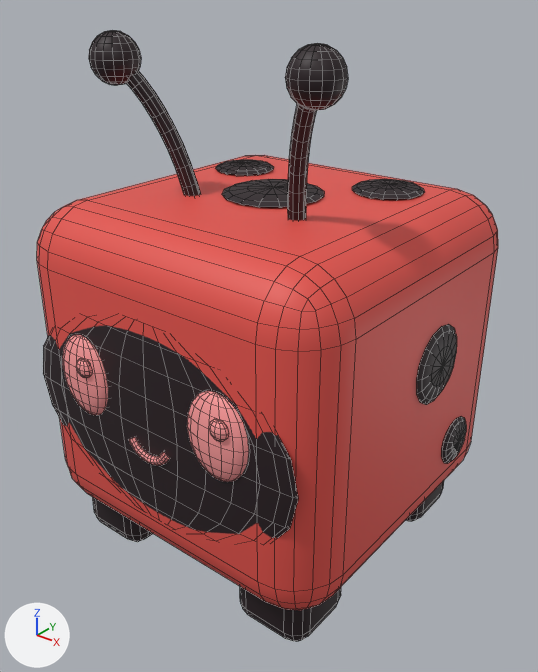
One commit to the FBX model art/models/Ladybug.fbx: the scene before it, then after it.
Rendered twice from a 50 mm lens placed at (2.47, -3.13, 3.22), pointed at (0.04, -0.09, 1.33). The axes (+X, +Y, +Z) are drawn at lower left. The lights are the same throughout. The older version comes first. Mesh edges are drawn as thin lines. Vertices at exactly the same position are counted once.

Objects in the first picture: 'Ladybug'.
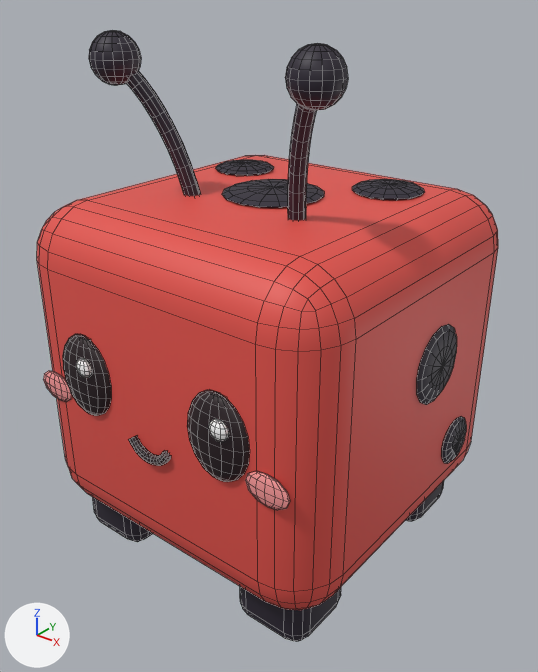
Changed parts and their boxes [x1, y1, x2, y2] in the pictures (538 x 672 px):
part 1 of me_cube, added (pink)
    after: [44, 371, 72, 402]
part 2 of me_cube, added (pink)
    after: [245, 471, 290, 510]
part 3 of me_cube, cut back
    before: [43, 325, 298, 538]
part 4 of me_cube, surface changed
    both: [47, 30, 421, 637]

Patch to the scene script:
```diff
--- a/art/models/Ladybug.fbx.py
+++ b/art/models/Ladybug.fbx.py
@@ me_cube @@
 # used by ob_ladybug; location = (0.0, 0.0, 1.19)
-me_cube.from_pydata(...)  # 2610 vertices, 2862 faces; spans x -1.04..1.04, y -1.09..1.04, z -1.19..1.78
+me_cube.from_pydata(...)  # 2500 vertices, 2750 faces; spans x -1.04..1.04, y -1.09..1.04, z -1.19..1.78
+# me_cube part 1: a new loose piece, a UV sphere (14 segments, 6 rings, poles along z) spanning x -0.887..-0.633, y -1.02..-0.98, z -0.16..0.02, in mat_ladybugpalette (picture img_ladybug_palette_png)
+# me_cube part 2: a new loose piece, a UV sphere (14 segments, 6 rings, poles along z) spanning x 0.633..0.887, y -1.02..-0.98, z -0.16..0.02, in mat_ladybugpalette (picture img_ladybug_palette_png)
+# me_cube part 3
+# 254 vertices are removed from x -0.92..0.92, y -1.02..-0.94, z -0.67..0.57
+# 284 faces are deleted
+# 4 new faces join them
+# me_cube part 4: 2578 kept faces spanning x -1.04..1.04, y -1.09..1.04, z -1.19..1.78 get new texture (UV) coordinates
 me_cube.materials.append(mat_ladybugpalette)
```
